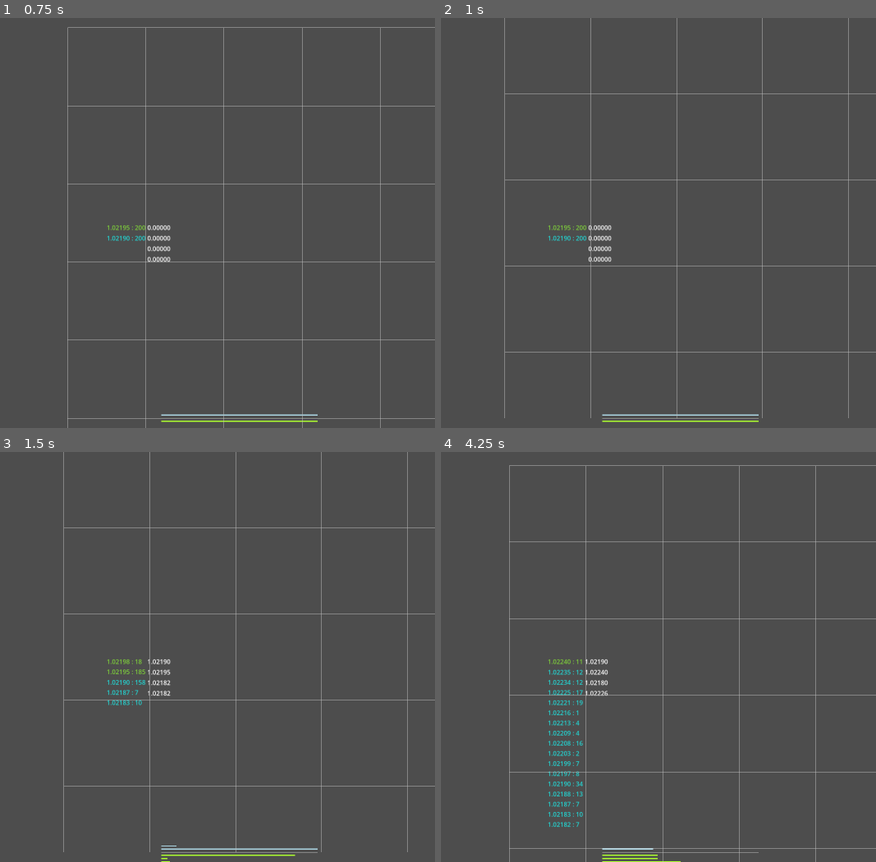
Above: before the commit, frames 1-4 (two rows, left to right).
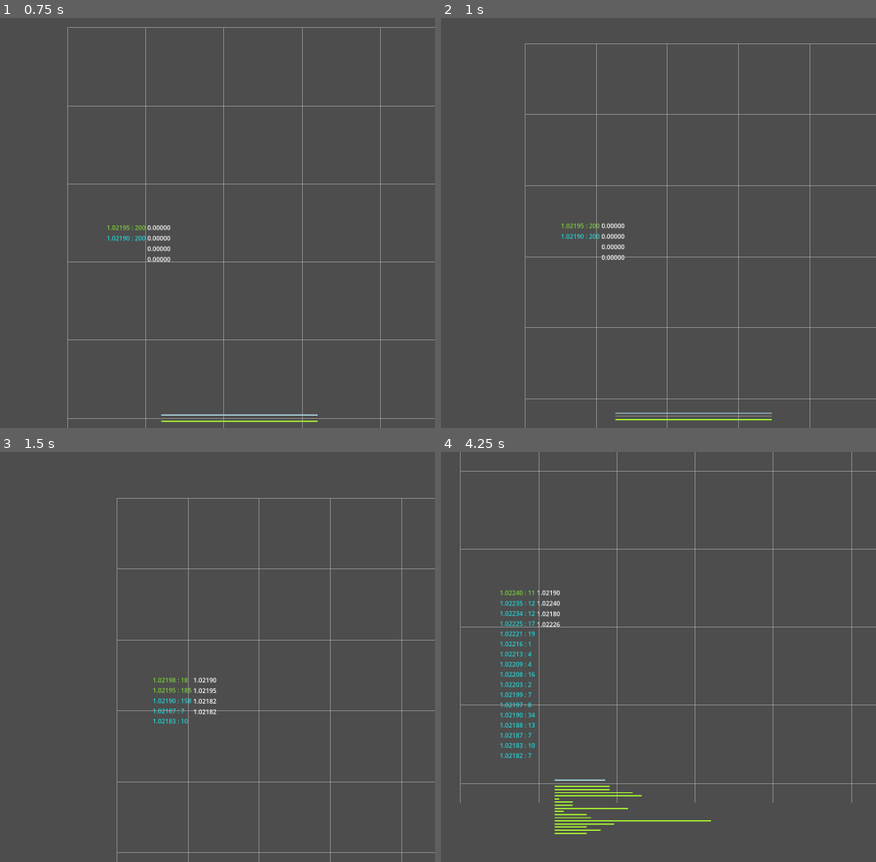
Above: after the commit, the same moments.

Repository: gvnkd/rel
Game: Godot game, scene res://chart.tscn
Same seed, same stepped clock (60 frames per second), same inputs: the game is played once before the commit and once after it. Before the commit the project has no main scene; this scene is started directly in both runs.
Inputs (mouse positions are in pixels of both pictures, inside the frame that each line leads up to):
- Up to frame 1 (0.75 s): tap Enter at 0.5 s; move the mouse to (252, 202) at 0.52 s; hold Ctrl (pan_mode) from 0.53 s (still down); click (252, 202) at 0.67 s
- Up to frame 2 (1 s): keep holding Ctrl (pan_mode); tap Mouse wheel up (zoom_in) at 0.8 s
- Up to frame 3 (1.5 s): release Ctrl (pan_mode) at 1.25 s; tap Space (pause) at 1.25 s; drag from (outside the picture) to (73, 739) at 1.27 s
- Up to frame 4 (4.25 s): move the mouse to (615, 566) at 2.02 s; hold Mouse wheel down (zoom_out) 2.03-2.75 s; click (615, 566) at 2.17 s; tap Ctrl (pan_mode) at 2.3 s; drag from (514, 739) to (outside the picture) at 2.77 s; move the mouse to (745, 718) at 3.52 s; hold Mouse wheel up (zoom_in) from 3.53 s (still down); click (745, 718) at 3.67 s; tap Mouse wheel down (zoom_out) at 3.8 s

Frame 1 is identical in both runs. In frame 2, 4.6% of the frame differs, in the area x 14-100%, y 0-100%; in frame 3, 4.2%; in frame 4, 6.5%, in the area x 4-100%, y 0-100%.

Commit message:
fix candle visibility and chart panning
- draw the live forming candle, not just completed ones
- position Data node in view (scale.y=-1 rendered candles offscreen)
- pan by left/middle drag with zoom-corrected speed
- zoom anchored at cursor; drop duplicate candle renderer in chart.gd
- set run/main_scene to chart.tscn

Diff:
--- a/chart.gd
+++ b/chart.gd
@@ -7,13 +7,6 @@
 const CANDLE_PERIOD_S := 60.0
 const ORDER_INTERVAL_S := 0.05
 const ORDERS_PER_TICK := 4
-
-const PRICE_SCALE := 0.005
-const CANDLE_CX := 600.0
-const CANDLE_CY := 600.0
-const CANDLE_W := 20.0
-const SHADOW_W := 4.0
-const CANDLE_SPACING := 22.0
 
 var ob := OrderBookEngine.new()
 var current := Candle.new()
@@ -35,6 +28,7 @@
 func _ready() -> void:
 	ob.traded.connect(_on_traded)
 	plot_data.candles = completed
+	plot_data.current = current
 	ob.place_order(102190, 200)
 	ob.place_order(102195, -200)
 	_update_labels()
@@ -86,19 +80,6 @@
 		var y := center.y - ob_spacing * (i + 1)
 		draw_line(Vector2(ob_x, y), Vector2(ob_x + ob.asks[p] * vol_scale, y), Color.LIGHT_BLUE, 3.0)
 
-	_draw_candles()
-
-func _draw_candles() -> void:
-	for i in completed.size():
-		var c := completed[i]
-		var x := CANDLE_CX + CANDLE_SPACING * i
-		var o := c.open * PRICE_SCALE
-		var h := c.high * PRICE_SCALE
-		var l := c.low * PRICE_SCALE
-		var cl := c.close * PRICE_SCALE
-		draw_rect(Rect2(x, CANDLE_CY - maxf(o, cl), CANDLE_W, absf(o - cl)), Color.BURLYWOOD)
-		draw_rect(Rect2(x + CANDLE_W / 2 - SHADOW_W / 2, CANDLE_CY - h, SHADOW_W, h - l), Color.TOMATO)
-
 func _update_labels() -> void:
 	var bid_text := ""
 	for p in ob.bid_prices().slice(0, OB_DEPTH):
@@ -124,11 +105,13 @@
 	current.open = prev.close
 	current.high = prev.close
 	current.low = prev.close
+	plot_data.current = current
 	plot_data.queue_redraw()
 	time = 0.0
 
 func _on_traded(price: Variant, _vol: int) -> void:
 	current.update(float(price) / MULT)
+	plot_data.queue_redraw()
 
 func _buy_or_sell() -> bool:
 	var bs := randf()
--- a/plot.gd
+++ b/plot.gd
@@ -1,24 +1,37 @@
 extends Node2D
+
+const ZOOM_FACTOR := 1.1
 
 var zoom := Vector2.ONE
 var pan_mode := false
+
+@onready var camera: Camera2D = $Camera2D
 
 func _ready() -> void:
 	$Grid.translate(Vector2(-100, -500))
 
 func _input(event: InputEvent) -> void:
-	if pan_mode and event is InputEventMouseMotion:
-		$Camera2D.translate(event.screen_relative)
-	elif event.is_action_pressed("zoom_in"):
-		_set_zoom(zoom * 1.1)
-	elif event.is_action_pressed("zoom_out"):
-		_set_zoom(zoom * 0.9)
+	if event is InputEventMouseButton:
+		var button := event as InputEventMouseButton
+		if button.pressed and button.button_index == MOUSE_BUTTON_WHEEL_UP:
+			_zoom_at(1.0 / ZOOM_FACTOR, button.position)
+		elif button.pressed and button.button_index == MOUSE_BUTTON_WHEEL_DOWN:
+			_zoom_at(ZOOM_FACTOR, button.position)
+	elif event is InputEventMouseMotion:
+		var motion := event as InputEventMouseMotion
+		var dragging := motion.button_mask & (MOUSE_BUTTON_MASK_LEFT | MOUSE_BUTTON_MASK_MIDDLE) != 0
+		if dragging or pan_mode:
+			camera.position -= motion.relative / zoom
 	elif event.is_action_pressed("pan_mode"):
 		pan_mode = true
 	elif event.is_action_released("pan_mode"):
 		pan_mode = false
 
-func _set_zoom(z: Vector2) -> void:
-	zoom = z
+func _zoom_at(factor: float, pivot: Vector2) -> void:
+	var old := zoom.x
+	var new := old * factor
+	var offset := pivot - get_viewport_rect().size / 2
+	camera.position += offset / old - offset / new
+	zoom = Vector2(new, new)
 	scale = zoom
 	$Grid.queue_redraw()
--- a/plot.tscn
+++ b/plot.tscn
@@ -13,4 +13,5 @@
 script = ExtResource("1_r8nw5")
 
 [node name="Data" type="Node2D" parent="."]
+position = Vector2(560, 550)
 script = ExtResource("3_ctcuh")
--- a/plot_data.gd
+++ b/plot_data.gd
@@ -4,6 +4,7 @@
 const SHADOW_W := 2.0
 
 var candles: Array[Candle] = []
+var current: Candle
 
 var scale_factor := 100.0
 var step_x := 22.0
@@ -16,8 +17,13 @@
 
 func _draw() -> void:
 	for i in candles.size():
-		_draw_shadow(candles[i], i)
-		_draw_body(candles[i], i)
+		_draw_candle(candles[i], i)
+	if current != null and not current.is_empty():
+		_draw_candle(current, candles.size())
+
+func _draw_candle(c: Candle, ndx: int) -> void:
+	_draw_shadow(c, ndx)
+	_draw_body(c, ndx)
 
 func _draw_body(c: Candle, ndx: int) -> void:
 	var x := step_x * ndx
--- a/project.godot
+++ b/project.godot
@@ -11,6 +11,7 @@
 [application]
 
 config/name="rel"
+run/main_scene="res://chart.tscn"
 config/features=PackedStringArray("26.2", "Forward Plus", "Redot")
 config/icon="res://icon.svg"
 
